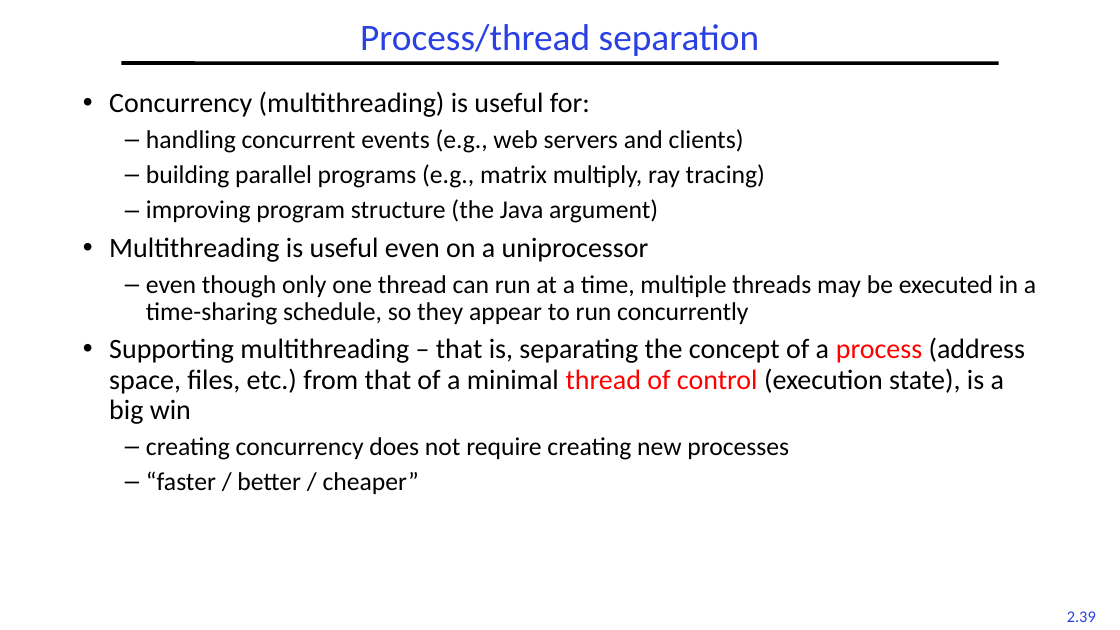
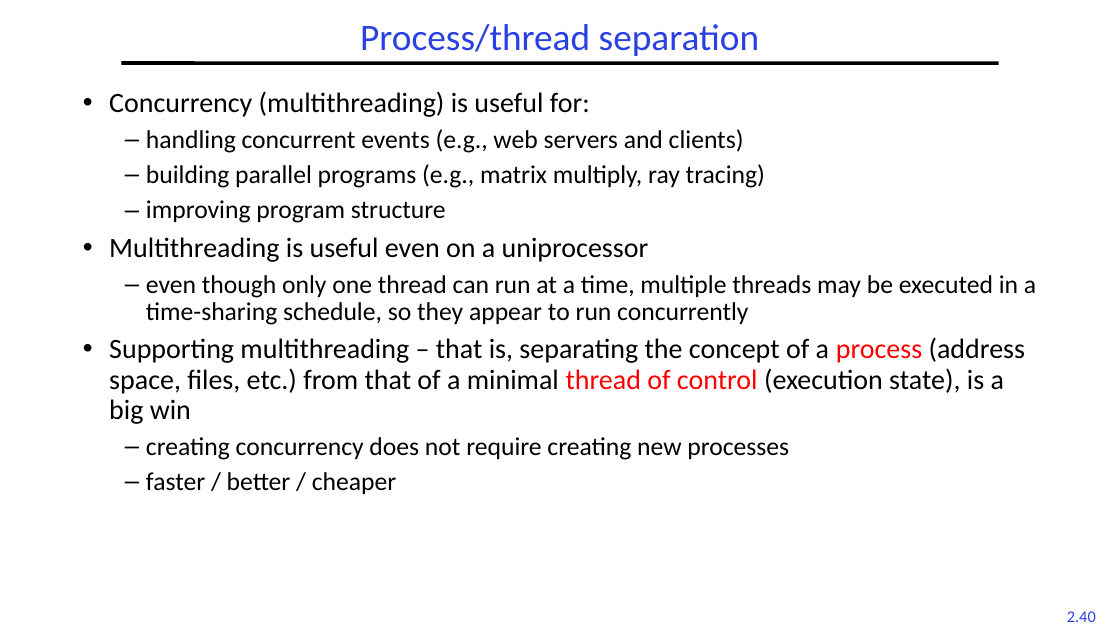
Before and after one commit to guhofstra/CSC256Fa25, a slide deck: slide 40 of PPTs/L2-Processes Threads.pptx (slide 39 before the commit). Drawn at 1120x630 pixels with LibreOffice and Linux fonts; fonts in the diff are those of the drawing. Boxes give left, top, right and bottom in pixels: in the first picture for what was removed or moved away, otherwise in the second. Text is boxed around its words. In the diff, an @@ line names an element or a change of style, - is before the commit and + after.

```diff
--- a/PPTs/L2-Processes Threads.pptx
+++ b/PPTs/L2-Processes Threads.pptx
@@ text at box(146, 200, 446, 223): text changed @@
-  – improving program structure (the Java argument)
+  – improving program structure
@@ text at box(146, 472, 396, 494): text changed @@
-  – “faster / better / cheaper”
+  – faster / better / cheaper
@@ page number at box(1067, 611, 1096, 622): text changed @@
-2.39
+2.40
```
Also in this commit, not shown: 2 other slides changed, 1 slide added, 2 other files.
